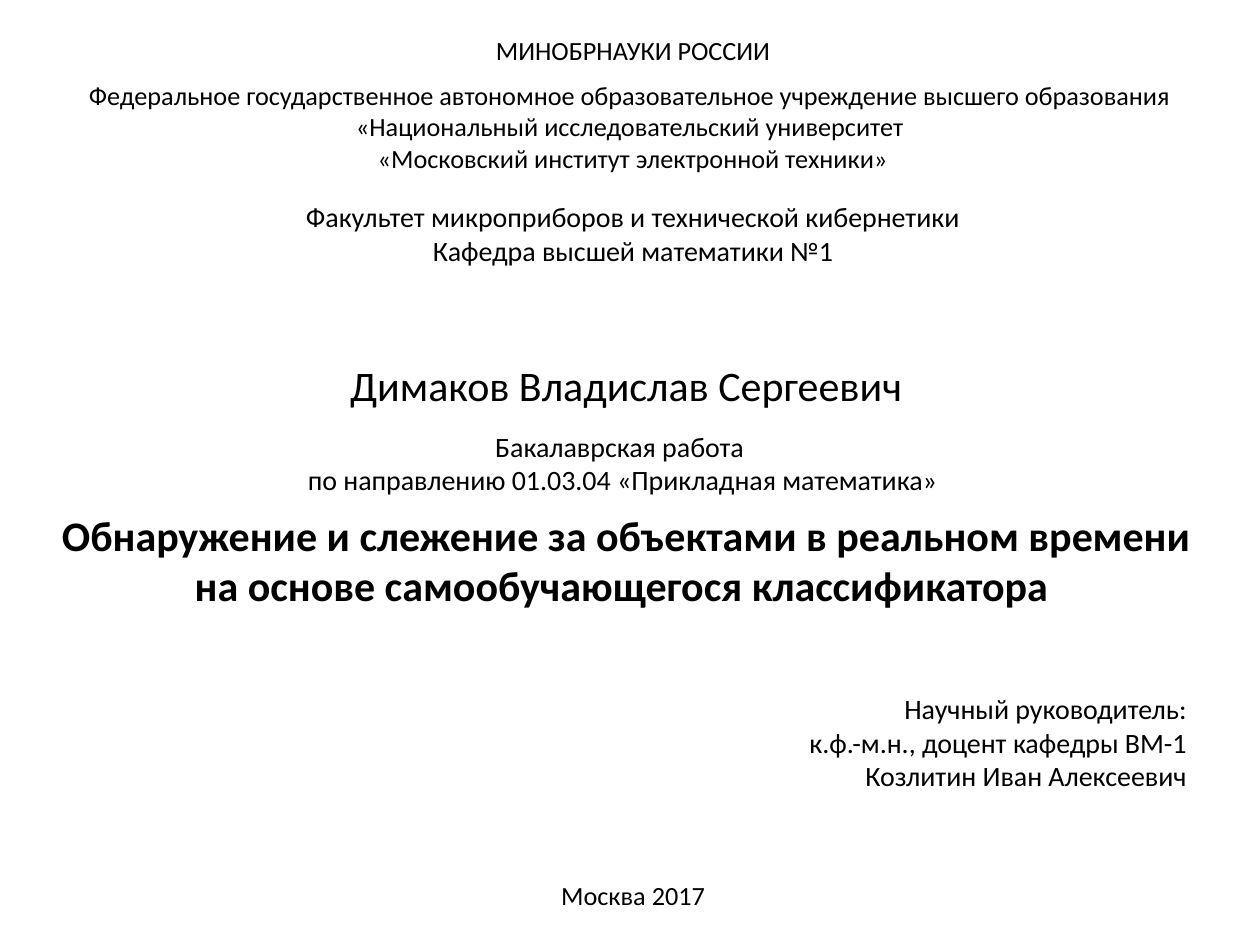
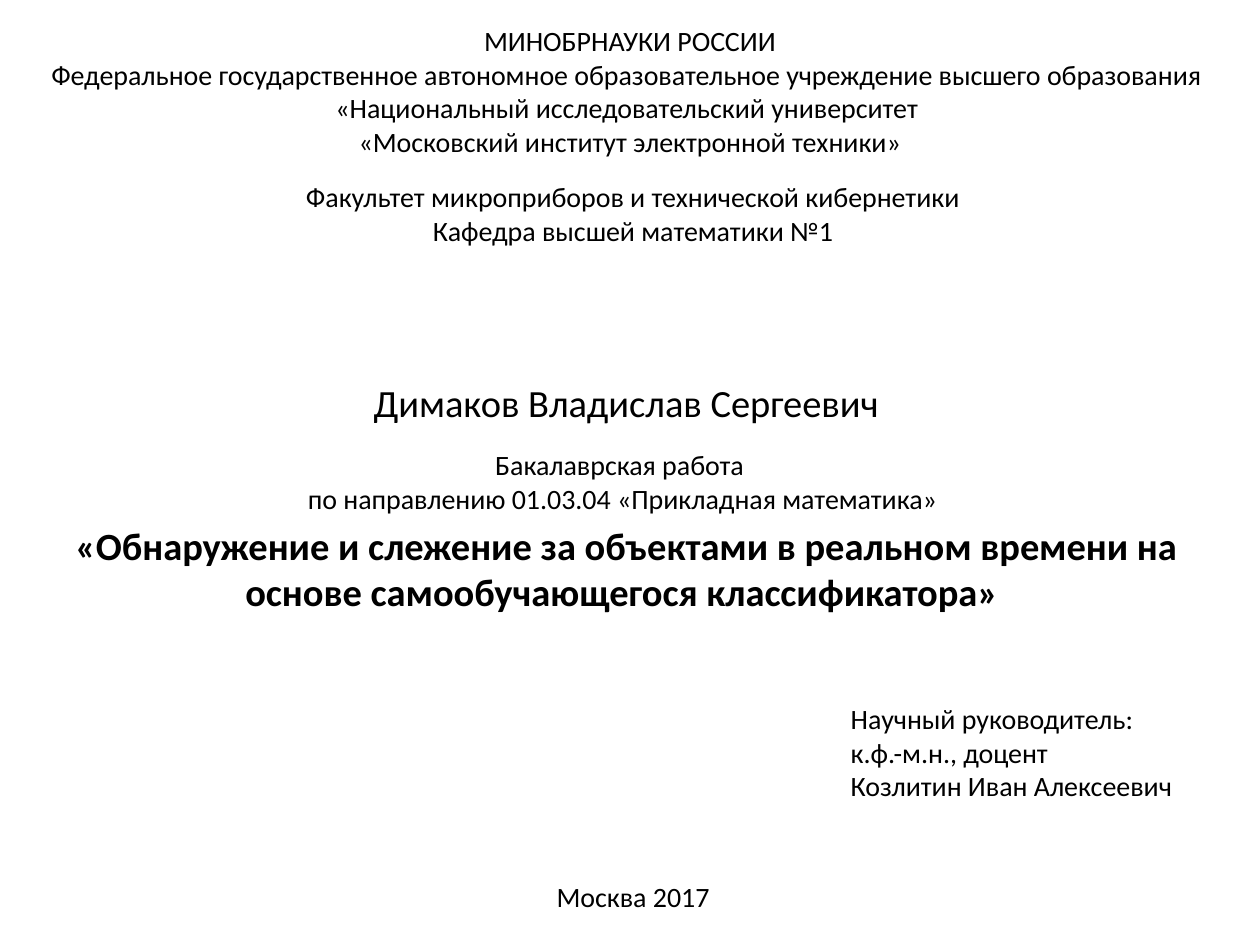
Before and after one commit to vladdimakov/cv2, a slide deck: slide 1 of ВКР/Презентация_Димаков_В.С._МП-40.pptx. Drawn at 1260x945 pixels with LibreOffice and Linux fonts; fonts in the diff are those of the drawing. Boxes give left, top, right and bottom in pixels: in the first picture for what was removed or moved away, otherwise in the second. Text is boxed around its words. In the diff, an @@ line names an element or a change of style, - is before the commit and + after.

```diff
--- a/ВКР/Презентация_Димаков_В.С._МП-40.pptx
+++ b/ВКР/Презентация_Димаков_В.С._МП-40.pptx
@@ text "МИНОБРНАУКИ РОССИИ" moved from (x1=89, y1=87, x2=1170, y2=173) to (x1=51, y1=33, x2=1201, y2=157) @@
@@ text at (x1=484, y1=33, x2=775, y2=52): paragraph added @@
+МИНОБРНАУКИ РОССИИ
@@ text removed at (x1=496, y1=43, x2=770, y2=60) @@
-МИНОБРНАУКИ РОССИИ
@@ text at (x1=51, y1=66, x2=1201, y2=157): size 15 to 16 pt @@
@@ text "Факультет микроприборов и технической кибернетики" moved from (x1=306, y1=208, x2=959, y2=266) to (x1=306, y1=188, x2=959, y2=246) @@
@@ text "Димаков Владислав Сергеевич" moved from (x1=350, y1=373, x2=902, y2=408) to (x1=374, y1=392, x2=879, y2=424) @@
@@ text "Димаков Владислав Сергеевич" at (x1=374, y1=392, x2=879, y2=424): size 24 to 22 pt @@
@@ text "Бакалаврская работа по направлению 01.03.04 ..." moved from (x1=308, y1=438, x2=937, y2=495) to (x1=308, y1=456, x2=937, y2=514) @@
@@ text at (x1=75, y1=533, x2=1177, y2=613): text changed; size 24 to 22 pt @@
-Обнаружение и слежение за объектами в реальном времени на основе самообучающегося классификатора
+«Обнаружение и слежение за объектами в реальном времени на основе самообучающегося классификатора»
@@ text "Научный руководитель:" moved from (x1=809, y1=700, x2=1187, y2=787) to (x1=851, y1=710, x2=1172, y2=797) @@
@@ text at (x1=851, y1=710, x2=1172, y2=797): alignment right to left @@
@@ text at (x1=851, y1=744, x2=1047, y2=768): text changed @@
-к.ф.-м.н., доцент кафедры ВМ-1
+к.ф.-м.н., доцент
@@ text "Москва 2017" at (x1=557, y1=889, x2=710, y2=908): size 15 to 16 pt @@
```
Also in this commit, not shown: 5 other slides changed, 1 other file.
